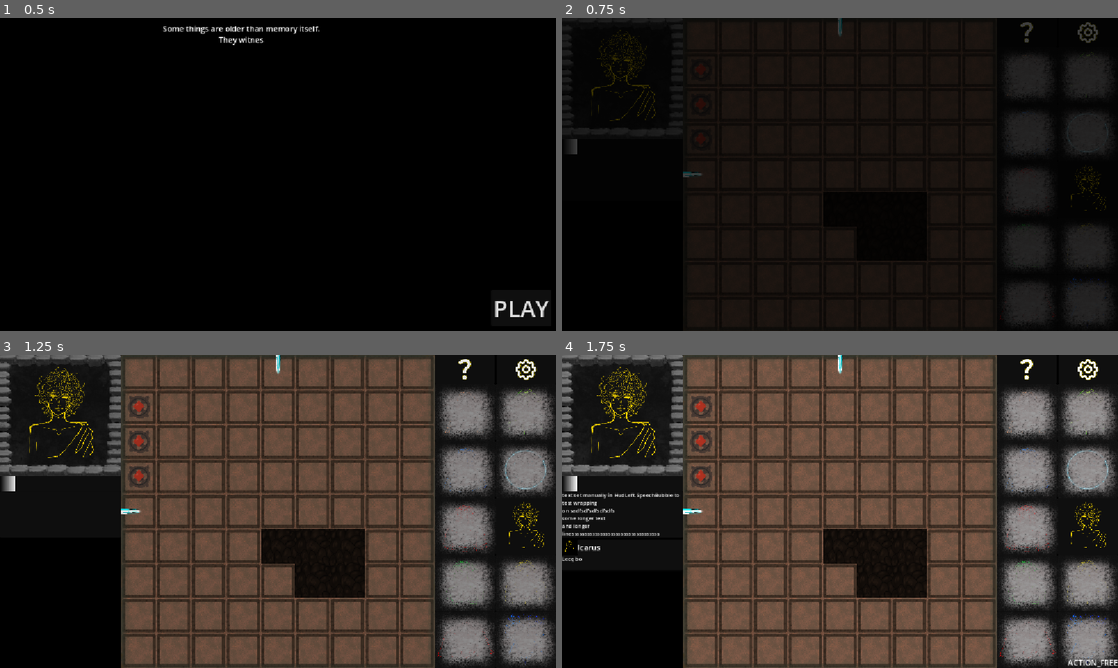
Above: before the commit, frames 1-4 (two rows, left to right).
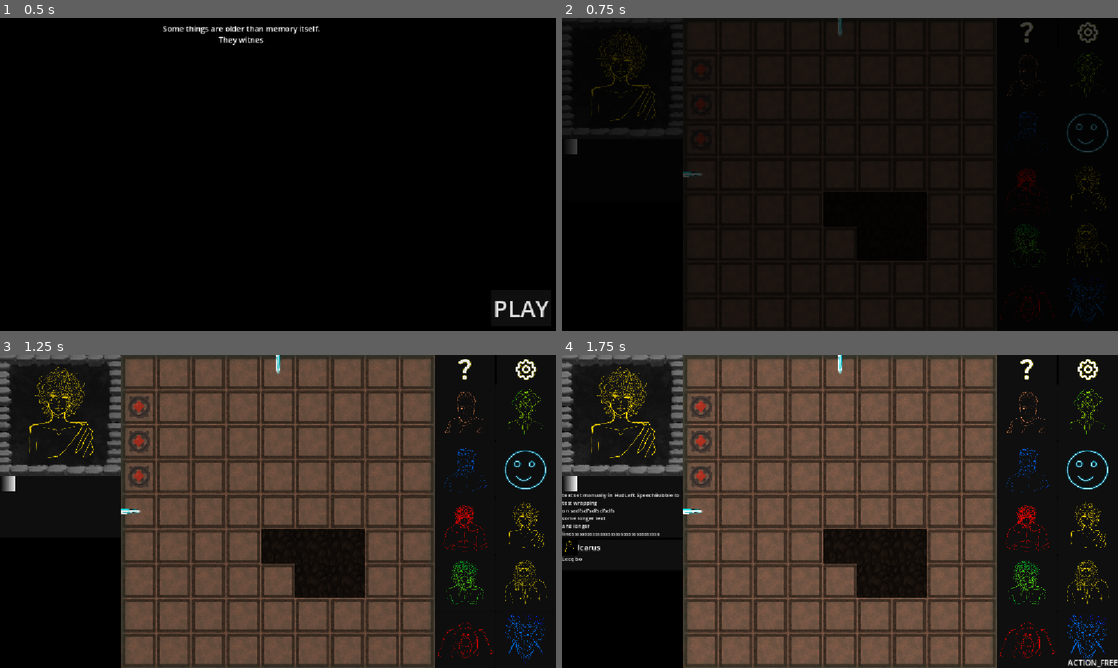
Above: after the commit, the same moments.

Repository: Wallted/ldjam-60
Game: Godot game, scene res://main.tscn
Two runs of this game, one before a commit and one after it. Both use one fixed random seed, a clock stepped at 60 frames per second and the inputs below.
Inputs (mouse positions are in pixels of both pictures, inside the frame that each line leads up to):
- Up to frame 1 (0.5 s): no input
- Up to frame 2 (0.75 s): click "PLAY" at 0.5 s
- Up to frame 3 (1.25 s): no input
- Up to frame 4 (1.75 s): move the mouse to (962, 495) at 1.27 s; hold W from 1.28 s (still down); tap R (rotate) at 1.35 s; click (962, 495) at 1.42 s

Frame 1 is identical in both runs. In frame 2, 6.5% of the frame differs, in the area x 79-99%, y 11-98%; in frame 3, 12%; in frame 4, 12%, in the area x 78-100%, y 10-100%.

Commit message:
update avatar states correctly
Signed-off-by: Grzegorz Choinski <grzegorzchoinski97@gmail.com>

Diff:
--- a/HUD/hud_left.gd
+++ b/HUD/hud_left.gd
@@ -103,7 +103,13 @@
 		child.emit_signal("timeout")
 
 
-func _on_game_level_changed(person_type: Enums.PersonType) -> void:
+func _on_game_level_changed(person_type: Enums.PersonType, powered: bool) -> void:
 	var resource = ResourceManagier.get_resource(person_type)
 	current_level_person.resource = resource
 	current_level_person.resource.is_discovered = true
+	current_level_person.resource.is_solved = powered
+
+
+func _on_game_room_powered_changed(person_type: Enums.PersonType, powered: bool) -> void:
+	if current_level_person.resource.person_type == person_type:
+		current_level_person.is_solved = powered
--- a/HUD/hud_right.gd
+++ b/HUD/hud_right.gd
@@ -42,7 +42,7 @@
 			person.is_solved = powered
 
 
-func _on_game_level_changed(person_type: Enums.PersonType) -> void:
+func _on_game_level_changed(person_type: Enums.PersonType, powered: bool) -> void:
 	for person in grid_container.get_children():
 		person = person as Person
 		if person.type == person_type:
--- a/HUD/person.gd
+++ b/HUD/person.gd
@@ -37,6 +37,10 @@
 		resource.is_solved = value
 		if solved_indicator:
 			solved_indicator.visible = resource.is_solved
+		if not value:
+			status = PersonStatus.ASLEEP
+		else:
+			status = PersonStatus.IDLE
 
 @onready var current_state: TextureRect = %CurrentState
 @onready var talking_indicator: PanelContainer = %TalkingIndicator
--- a/HUD/person.tscn
+++ b/HUD/person.tscn
@@ -28,6 +28,7 @@
 size_flags_vertical = 3
 script = ExtResource("1_w2xfa")
 resource = ExtResource("2_c5fji")
+is_discovered = true
 type = 4
 
 [node name="CurrentState" type="TextureRect" parent="." unique_id=152030736]
@@ -55,6 +56,7 @@
 
 [node name="UndiscoveredIndicator" type="PanelContainer" parent="MarginContainer" unique_id=1678280011]
 unique_name_in_owner = true
+visible = false
 layout_mode = 2
 theme_override_styles/panel = SubResource("StyleBoxFlat_a23f0")
 
--- a/game/game.gd
+++ b/game/game.gd
@@ -1,6 +1,6 @@
 extends Node2D
 
-signal level_changed(person_type: Enums.PersonType)
+signal level_changed(person_type: Enums.PersonType, powered: bool)
 signal room_powered_changed(person_type: Enums.PersonType, powered: bool)
 
 @onready var room_manager: Node2D = %RoomManager
@@ -11,8 +11,8 @@
 	DialogManagier.monologue_ended.emit()
 	DialogManagier.start_monologue(_room.person_name)
 
-func _on_room_manager_level_changed(person_type: Enums.PersonType) -> void:
-	level_changed.emit(person_type)
+func _on_room_manager_level_changed(person_type: Enums.PersonType, powered: bool) -> void:
+	level_changed.emit(person_type, powered)
 	DialogManagier.monologue_ended.emit()
 	DialogManagier.start_monologue(person_type)
 
--- a/game/game.tscn
+++ b/game/game.tscn
@@ -6,6 +6,7 @@
 [ext_resource type="PackedScene" uid="uid://h802i5fumcjv" path="res://game/game_room.tscn" id="3_ryrav"]
 [ext_resource type="Script" uid="uid://5qdsl01hgnkk" path="res://game/door_resource.gd" id="4_ryrav"]
 [ext_resource type="Script" uid="uid://ce4p6kiokhrtc" path="res://game/gateway_resource.gd" id="6_u5opy"]
+[ext_resource type="Texture2D" uid="uid://dgmwbx6wmtvc6" path="res://img/Bysk_bezta.png" id="7_j8tme"]
 [ext_resource type="Texture2D" uid="uid://ciqqfrm1n4n6y" path="res://img/gateway.png" id="7_l8g03"]
 [ext_resource type="Script" uid="uid://fcj36or2snhq" path="res://game/rock_resource.gd" id="8_y36n6"]
 [ext_resource type="Texture2D" uid="uid://bawlc4rhqoug2" path="res://img/rock_tile.png" id="9_j8tme"]
--- a/game/room_manager.gd
+++ b/game/room_manager.gd
@@ -1,7 +1,7 @@
 extends Node2D
 class_name RoomManager
 
-signal level_changed(person_type: Enums.PersonType)
+signal level_changed(person_type: Enums.PersonType, powered: bool)
 signal room_finished(room: GameRoom)
 signal room_powered_changed(person_type: Enums.PersonType, powered: bool)
 
@@ -158,7 +158,7 @@
 		if room.zoom_level == target_room.zoom_level - 1:
 			room.set_as_pickable()
 	target_room.enable_tiles()
-	level_changed.emit(target_room.person_name)
+	level_changed.emit(target_room.person_name, target_room.room_powered)
 
 func _on_path_mouse_event(entered: bool, north_not_west: bool, tile: Tile) -> void:
 	if tile.enabled:
--- a/main.tscn
+++ b/main.tscn
@@ -212,6 +212,7 @@
 
 [connection signal="level_changed" from="Game" to="CanvasLayer/HUD/HUDLeft" method="_on_game_level_changed"]
 [connection signal="level_changed" from="Game" to="CanvasLayer/HUD/HUDRight" method="_on_game_level_changed"]
+[connection signal="room_powered_changed" from="Game" to="CanvasLayer/HUD/HUDLeft" method="_on_game_room_powered_changed"]
 [connection signal="room_powered_changed" from="Game" to="CanvasLayer/HUD/HUDRight" method="_on_game_room_powered_changed"]
 [connection signal="mouse_entered" from="CanvasLayer/HUD/HUDGame" to="Game" method="_on_hud_game_mouse_entered"]
 [connection signal="mouse_exited" from="CanvasLayer/HUD/HUDGame" to="Game" method="_on_hud_game_mouse_exited"]
